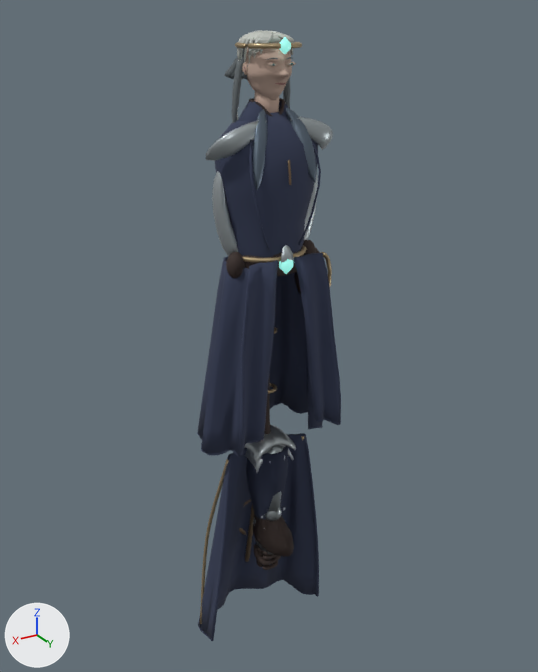
One commit to the glTF model assets/models/arcanist.glb: the scene before it, then after it.
Both versions are drawn from a 50 mm camera at (1.74, 2.92, 2.13) aimed at (-0.08, -0.11, 0.61). Lighting does not change. The marker at lower left points along +X, +Y and +Z. The first picture is the older version. Vertices at exactly the same position are counted once.

Names of what the first picture shows: 'ArmL__leather', 'ArmR__leather', 'ArmR__silver', 'Body__gold', 'Body__iron', 'Body__leather', 'Body__silver', 'Body__skin', 'Body__soul', 'Body__violet', 'Cape__violet', 'KneeR__leather', 'LegR__violet', 'Weapon__leather', 'Weapon__silver' and 10 more.
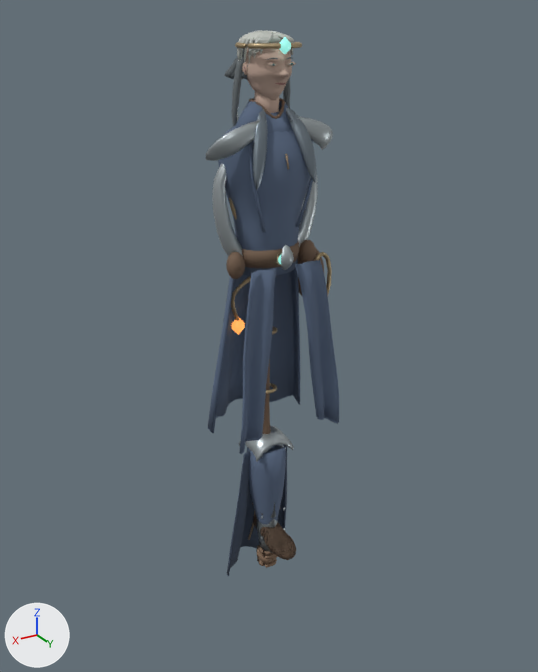
Pixel boxes [x1, y1, x2, y2] of what changed, in the pictures (538 x 672 px; the box of a moved part takes in the faces that stretch with it):
'Body__violet', recoloured, reshaped (dark blue to blue, 9% narrower)
    before: [197, 101, 341, 457]
    after: [208, 101, 339, 454]
'Cape__violet', reshaped (50% narrower, 37% shorter)
    before: [198, 433, 319, 641]
    after: [227, 446, 287, 576]
'LegR__violet', recoloured
    both: [248, 447, 285, 519]
'Body__leather', recoloured
    both: [226, 98, 320, 295]
'KneeR__leather', recoloured, reshaped
    before: [253, 513, 294, 557]
    after: [252, 503, 296, 560]
'LegL__violet', recoloured
    both: [257, 446, 286, 525]
'Weapon__leather', recoloured (lighter)
    both: [265, 373, 271, 434]
'ArmR__leather', recoloured
    both: [259, 548, 278, 568]
'ArmL__leather', recoloured
    both: [256, 550, 276, 566]
part 1 of me_body_violet, rebuilt (26% narrower, 13% shorter)
    before: [197, 256, 322, 454]
    after: [208, 260, 300, 433]
part 2 of me_body_violet, rebuilt
    before: [298, 139, 321, 245]
    after: [296, 178, 313, 227]
part 3 of me_body_violet, rebuilt (14% narrower, 18% shorter)
    before: [250, 140, 270, 251]
    after: [249, 142, 266, 233]
part 4 of me_body_violet, added
    after: [208, 395, 299, 433]
part 5 of me_body_violet, deleted
    before: [197, 402, 323, 456]
part 6 of me_body_violet, moved or reshaped
    before: [215, 101, 341, 457]
    after: [218, 101, 339, 454]
part 7 of me_body_soul_002, moved or reshaped
    before: [279, 259, 293, 274]
    after: [278, 255, 281, 264]
part 8 of me_body_gold_003, deleted
    before: [242, 245, 307, 263]
part 9 of me_body_gold_003, moved or reshaped
    before: [320, 252, 332, 287]
    after: [316, 252, 332, 292]
part 11 of me_cape_violet, rebuilt (50% narrower, 38% shorter)
    before: [198, 433, 319, 640]
    after: [227, 446, 287, 575]
part 12 of me_cape_violet, deleted
    before: [198, 579, 319, 641]

What changed in the scene script:
```text
Change mat_violet:
    mat_violet.base_color: (0.0343, 0.0452, 0.0908) -> (0.0999, 0.141, 0.223)  # dark blue #343c55 -> blue #596982
Change mat_leather_001:
    mat_leather_001.base_color: (0.0395, 0.0242, 0.0203) -> (0.168, 0.107, 0.0685)  # brown #382b27 -> brown #725c4a
Change me_body_violet:
    remove me_body_violet.from_pydata(...)  # 1509 vertices, 2966 faces; spans x -0.37..0.37, y -0.32..0.25, z 0.08..1.79
    add me_body_violet.from_pydata(...)  # 1456 vertices, 2860 faces; spans x -0.29..0.3, y -0.29..0.24, z 0.16..1.79
    me_body_violet part 1: the loose piece of 373 vertices spanning x -0.37..0.37, y -0.32..0.14, z 0.08..1.07 is rebuilt with 252 vertices and now spans x -0.27..0.3, y -0.29..0.01, z 0.17..1.08
    me_body_violet part 2: the loose piece of 37 vertices spanning x -0.18..-0.08, y 0.11..0.18, z 1.16..1.66 is rebuilt with 24 vertices and now spans x -0.16..-0.08, y 0.1..0.15, z 1.24..1.64
    me_body_violet part 3: the loose piece of 36 vertices spanning x 0.08..0.18, y 0.11..0.18, z 1.16..1.65 is rebuilt with 24 vertices and now spans x 0.08..0.16, y 0.1..0.15, z 1.24..1.64
    me_body_violet part 4: a new loose piece of 149 vertices spanning x -0.27..0.3, y -0.29..-0.06, z 0.16..0.21, in mat_violet (blue #596982)
    me_body_violet part 5: the loose piece of 236 vertices spanning x -0.37..0.37, y -0.32..0.11, z 0.08..0.14 is deleted
    me_body_violet part 6: 25 vertices moved within x -0.28..0.28, y -0.08..0.24, z 0.21..1.74; 657 vertices removed from x -0.3..0.3, y -0.18..0.25, z 0.19..1.77; 837 vertices added at x -0.29..0.29, y -0.17..0.24, z 0.21..1.76
Change me_body_gold_003:
    remove me_body_gold_003.from_pydata(...)  # 408 vertices, 804 faces; spans x -0.31..0.194, y -0.172..0.172, z 0.825..2.026
    add me_body_gold_003.from_pydata(...)  # 278 vertices, 544 faces; spans x -0.31..0.144, y -0.127..0.157, z 0.825..2.026
    me_body_gold_003 part 8: the loose piece of 161 vertices spanning x -0.194..0.194, y -0.172..0.172, z 1.101..1.125 is deleted
    me_body_gold_003 part 9: 7 vertices moved from x -0.281..-0.219, y 0.086..0.106, z 0.825..1.084 to x -0.296..-0.22, y 0.086..0.106, z 0.825..1.081; 39 vertices removed from x -0.31..-0.19, y 0.086..0.106, z 0.844..1.088; 39 vertices added at x -0.31..-0.19, y 0.086..0.106, z 0.845..1.088
    other edits to the shape of me_body_gold_003 do not show in these pictures
Change me_body_soul_002:
    remove me_body_soul_002.from_pydata(...)  # 48 vertices, 88 faces; spans x -0.031..0.031, y 0.126..0.195, z 1.042..2.05
    add me_body_soul_002.from_pydata(...)  # 48 vertices, 88 faces; spans x -0.024..0.024, y 0.126..0.164, z 1.071..2.05
    me_body_soul_002 part 7: the loose piece of 24 vertices spanning x -0.031..0.031, y 0.149..0.195, z 1.042..1.14 is scaled about its middle by (0.695, 0.696, 0.684), then moved by (0.0, -0.028, 0.013)
Change me_kneer_leather_001:
    remove me_kneer_leather_001.from_pydata(...)  # 123 vertices, 242 faces; spans x -0.084..0.084, y -0.109..0.233, z -0.55..0.04
    remove me_kneer_leather_001.materials.append(mat_leather_001)  # brown #382b27
    add me_kneer_leather_001.from_pydata(...)  # 249 vertices, 482 faces; spans x -0.075..0.075, y -0.11..0.252, z -0.55..0.026
    me_kneer_leather_001 part 10: 123 vertices removed from x -0.084..0.084, y -0.109..0.233, z -0.55..0.04; 249 vertices added at x -0.075..0.075, y -0.11..0.252, z -0.55..0.026
    add me_kneer_leather_001.materials.append(mat_leather_sole_001)  # brown #624e3f
Change me_cape_violet:
    remove me_cape_violet.from_pydata(...)  # 673 vertices, 1338 faces; spans x -0.4..0.357, y -0.369..0.012, z -1.217..0.037
    remove me_cape_violet.materials.append(mat_violet)  # dark blue #343c55
    add me_cape_violet.from_pydata(...)  # 601 vertices, 1194 faces; spans x -0.187..0.212, y -0.27..0.0, z -0.823..0.026
    me_cape_violet part 11: the loose piece of 449 vertices spanning x -0.4..0.356, y -0.367..0.012, z -1.21..0.037 is rebuilt with 404 vertices and now spans x -0.187..0.211, y -0.269..0.0, z -0.819..0.026, in mat_violet_cape (dark blue #435064)
    me_cape_violet part 12: the loose piece of 224 vertices spanning x -0.4..0.357, y -0.369..-0.032, z -1.217..-1.163 is deleted
    other edits to the shape of me_cape_violet do not show in these pictures
    add me_cape_violet.materials.append(mat_violet_cape)  # dark blue #435064
```
